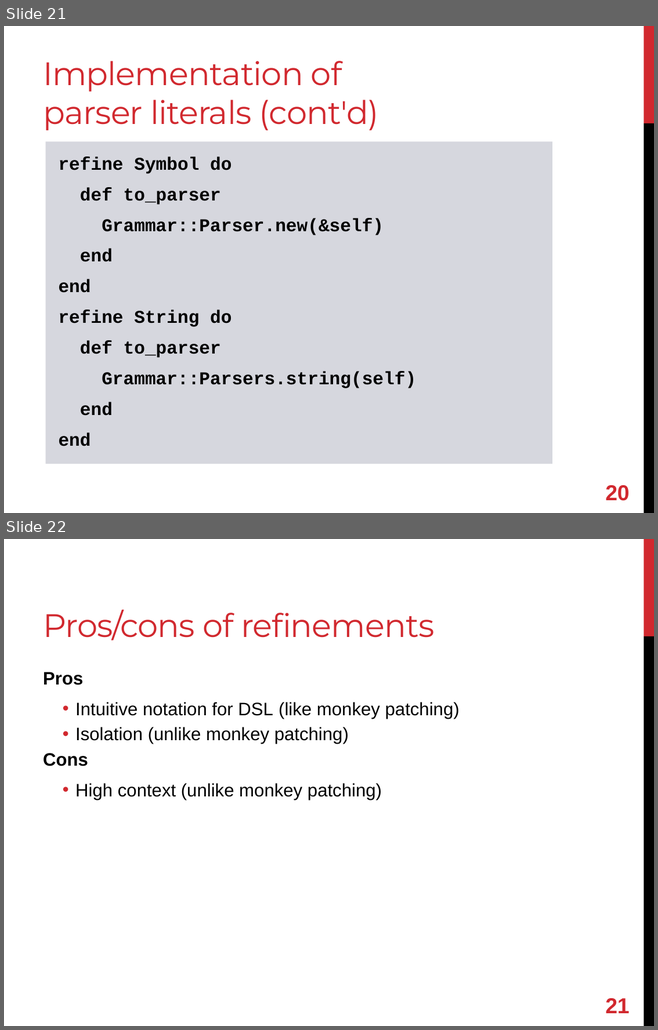
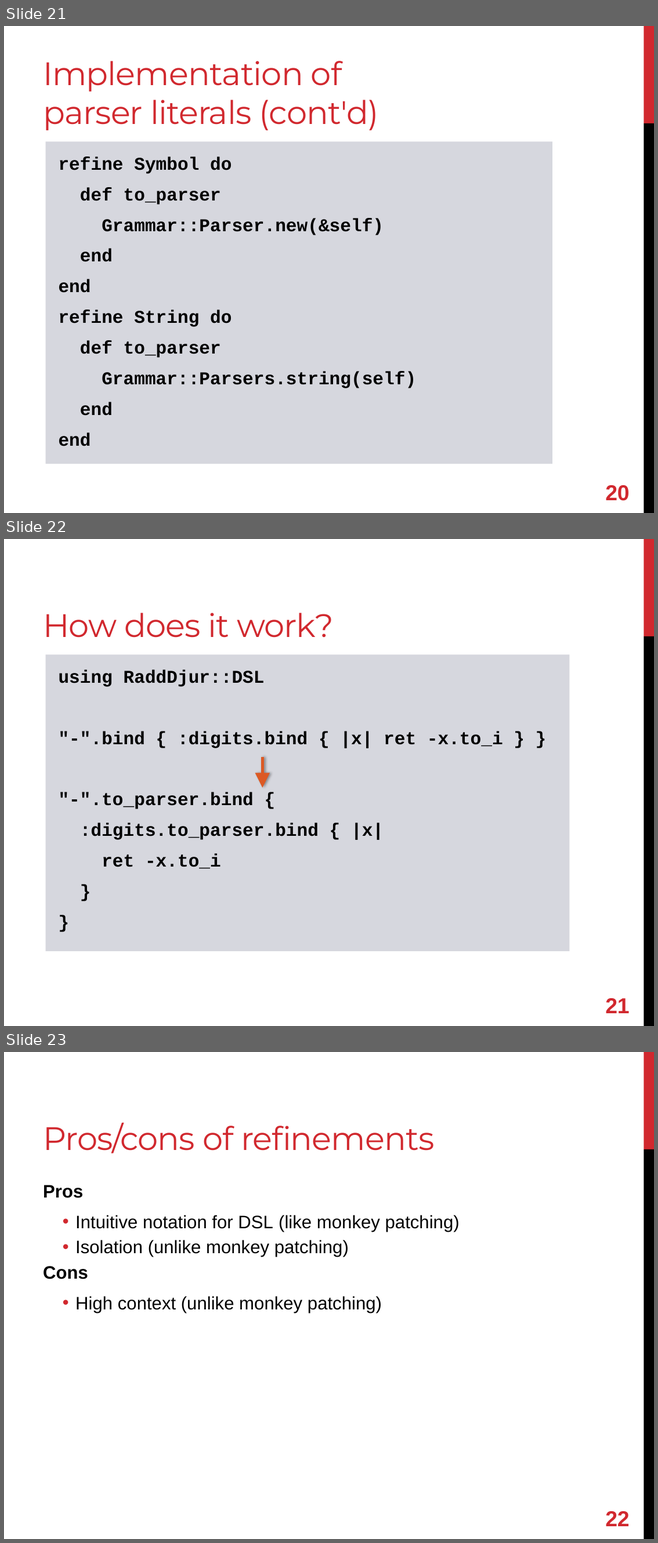
Before and after one commit to shugo/RubyKaigi2013, a slide deck: refining_refinements.pptx. Shown one above the other, each under a label of ours: slides 21 and 22 before the commit, slides 21, 22 and 23 after it. The pictures are 658x1030 and 658x1543 pixels, drawn with LibreOffice and Linux fonts; fonts in the diff are those of the drawing. Boxes give left, top, right and bottom in pixels: in the first picture for what was removed or moved away, otherwise in the second. Text is boxed around its words. In the diff, an @@ line names an element or a change of style, - is before the commit and + after.

```diff
--- a/refining_refinements.pptx
+++ b/refining_refinements.pptx
@@ slide 22 added at (4, 539, 654, 1026), background #FFFFFF; not listed: 2 template elements that a slide beside it also shows @@
@@ title added at (43, 613, 333, 638), 36 pt, text #D1282E @@
+How does it work?
@@ rectangle added at (46, 654, 569, 951), fill #D6D7DE, 20 pt, text #000000, bold @@
+using RaddDjur::DSL
+"-".bind { :digits.bind { |x| ret -x.to_i } }
+"-".to_parser.bind {
+:digits.to_parser.bind { |x|
+ret -x.to_i
+}
+}
@@ arrow added from (263, 757) to (263, 788), #DC5924 3.25 pt @@
@@ page number added at (605, 998, 629, 1013), 24 pt, text #D1282E, bold @@
+21
@@ what was slide 22 is now slide 23 @@
@@ page number at (605, 1511, 629, 1526): text changed @@
-21
+22
```
Also in this commit, not shown: 2 slides changed.
